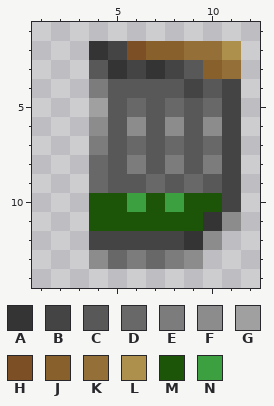
Pixel-art sprite, stored at Resources/AwesomeGuns/Weapons/ALLOY_RIFLE/Bigob_AC_CLIP.png. This is how it looked before the edit.
The file is 32x48 pixels. Shown: x 1..12, y 1..14.
Palette (. is transparent): A #343434  B #444444  C #585858  D #686868  E #7c7c7c  F #8c8c8c  G #a0a0a0  H #7c5024  J #88602c  K #947038  L #ac904c  M #1c5408  N #3ca040
Pixels before, first column x 4:
 2 ABHJJKKL
 3 CABABCJK
 4 ECCCCBCB
 5 GCDCDCDB
 6 FCFCFCFB
 7 ECDCDCDB
 8 DCECECEB
 9 DCCDCDCB
10 MMNMNMMB
11 MMMMMMAF
12 BBBBBAF.
13 FDEDEF..
The same view after the edit:
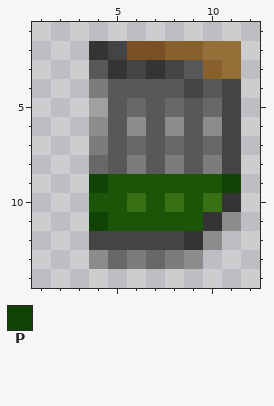
Colours new in this view: P #104404
From the commit log: images for clips of conventional weapons was improved
What changed:
colour N: #3ca040 -> #387014
Changed rows in their new state; - is a pixel that keeps its letter.
first column x 7:
 2 H-J-K
first column x 4:
 9 PMMMMMMP
10 ------NA
11 P-------
Boxes around the changes in both pictures, in picture pixels (x1, y1, x2, y2):
changed: (146, 41, 241, 60)
changed: (89, 174, 241, 231)
